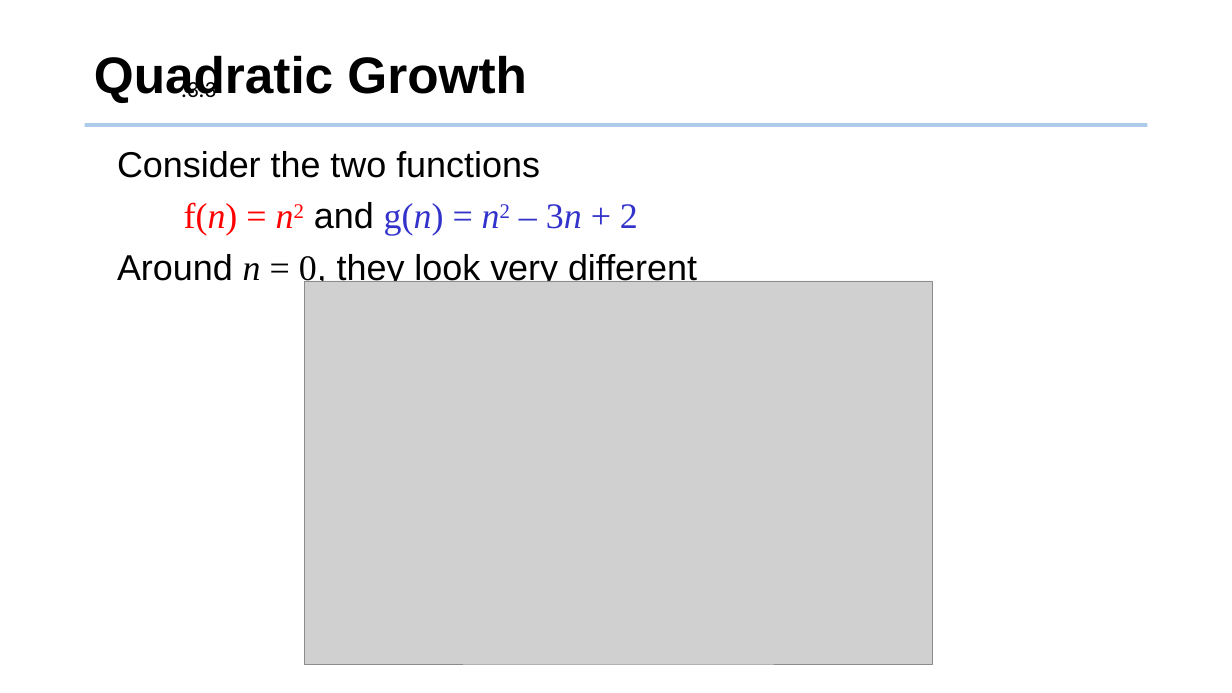
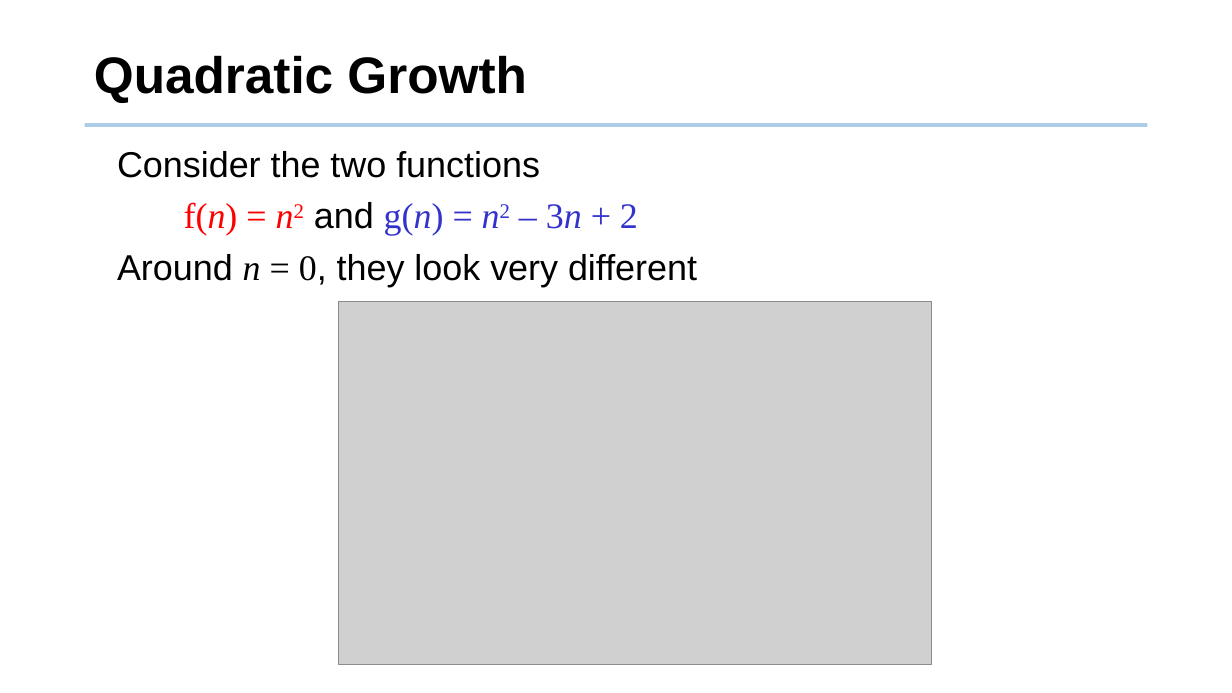
Before and after one commit to tsung-wei-huang/cs2420, a slide deck: slide 10 of slides/asymptotic_analysis.pptx. Drawn at 1232x693 pixels with LibreOffice and Linux fonts; fonts in the diff are those of the drawing; grey boxes stand for pictures; background and template pictures are left out. Boxes give left, top, right and bottom in pixels: in the first picture for what was removed or moved away, otherwise in the second. Text is boxed around its words. In the diff, an @@ line names an element or a change of style, - is before the commit and + after.

```diff
--- a/slides/asymptotic_analysis.pptx
+++ b/slides/asymptotic_analysis.pptx
@@ text removed at (x1=181, y1=78, x2=216, y2=104) @@
-.3.3
@@ picture resized from (x1=305, y1=281, x2=933, y2=665) to (x1=339, y1=302, x2=933, y2=665) @@
```
Also in this commit, not shown: 8 other slides changed, 4 slides added, 2 other files.
